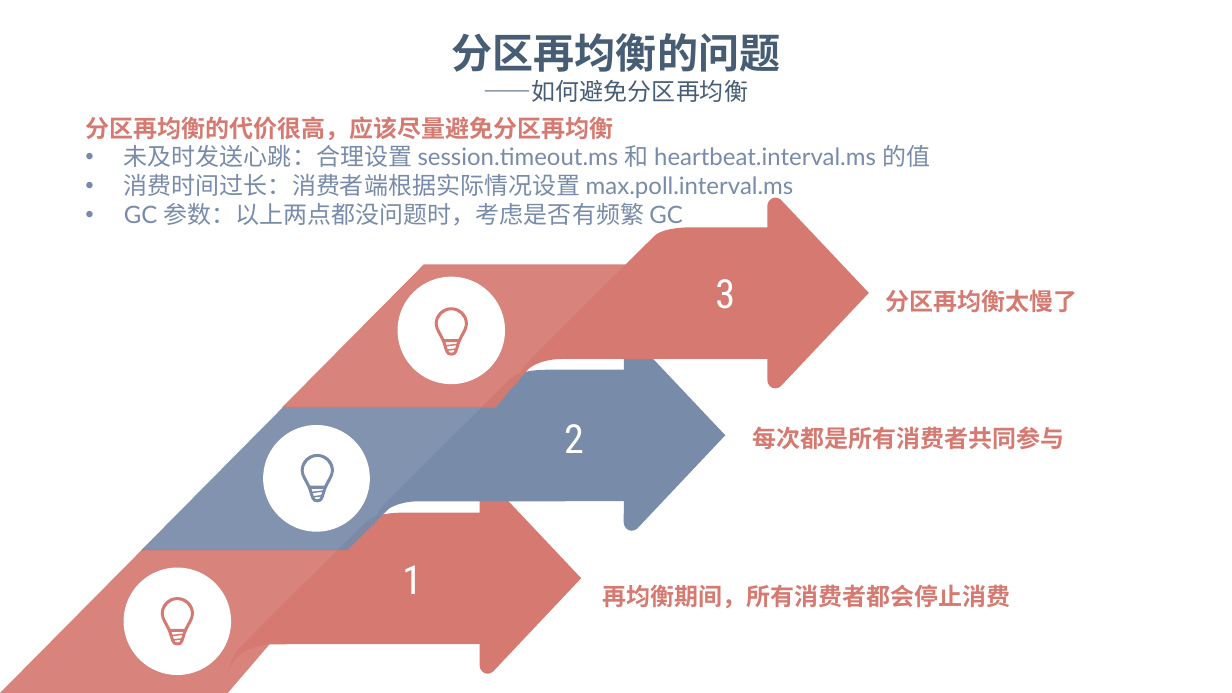
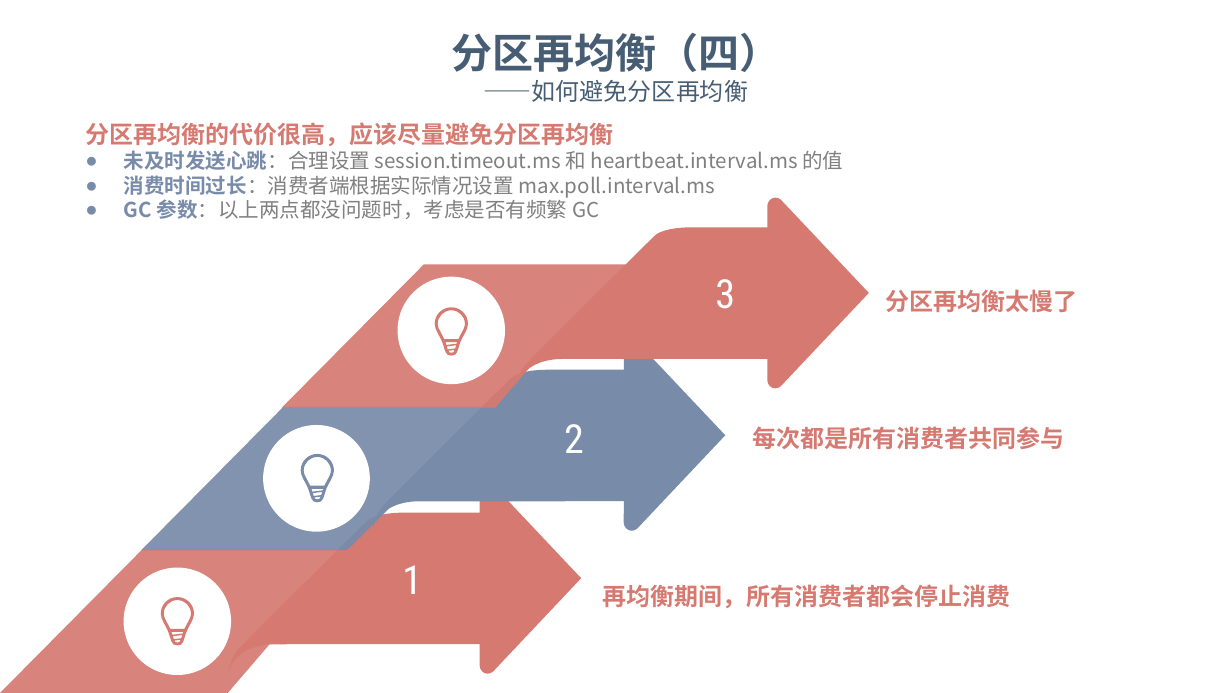
Before and after one commit to dunwu/bigdata-tutorial, a slide deck: slide 24 of assets/kafka/kafka.pptx. Drawn at 1232x693 pixels with LibreOffice and Linux fonts; fonts in the diff are those of the drawing; background and template pictures are left out. Boxes give left, top, right and bottom in pixels: in the first picture for what was removed or moved away, otherwise in the second. Text is boxed around its words. In the diff, an @@ line names an element or a change of style, - is before the commit and + after.

```diff
--- a/assets/kafka/kafka.pptx
+++ b/assets/kafka/kafka.pptx
@@ text at [452,33,781,72]: text changed @@
-分区再均衡的问题
+分区再均衡（四）
@@ text at [124,150,843,219]: size 14 to 12 pt, font Lato to Noto Sans CJK SC in "未及时发送心跳：合理设置 session.timeout.ms 和 heartbeat.interval.ms 的值", "消费时间过长：消费者端根据实际情况设置 max.poll.interval.ms", "GC 参数：以上两点都没问题时，考虑是否有频繁 GC"; text colour #788BA9 to #808080 in "未及时发送心跳：合理设置 session.timeout.ms 和 heartbeat.interval.ms 的值", "消费时间过长：消费者端根据实际情况设置 max.poll.interval.ms", "参数：以上两点都没问题时，考虑是否有频繁 GC"; bold on in "未及时发送心跳：合理设置", "消费时间过长：消费者端根据实际情况设置", "GC 参数：以上两点都没问题时，考虑是否有频繁"; bullet • to ● @@
```
Also in this commit, not shown: 18 other slides changed, 2 other files.
